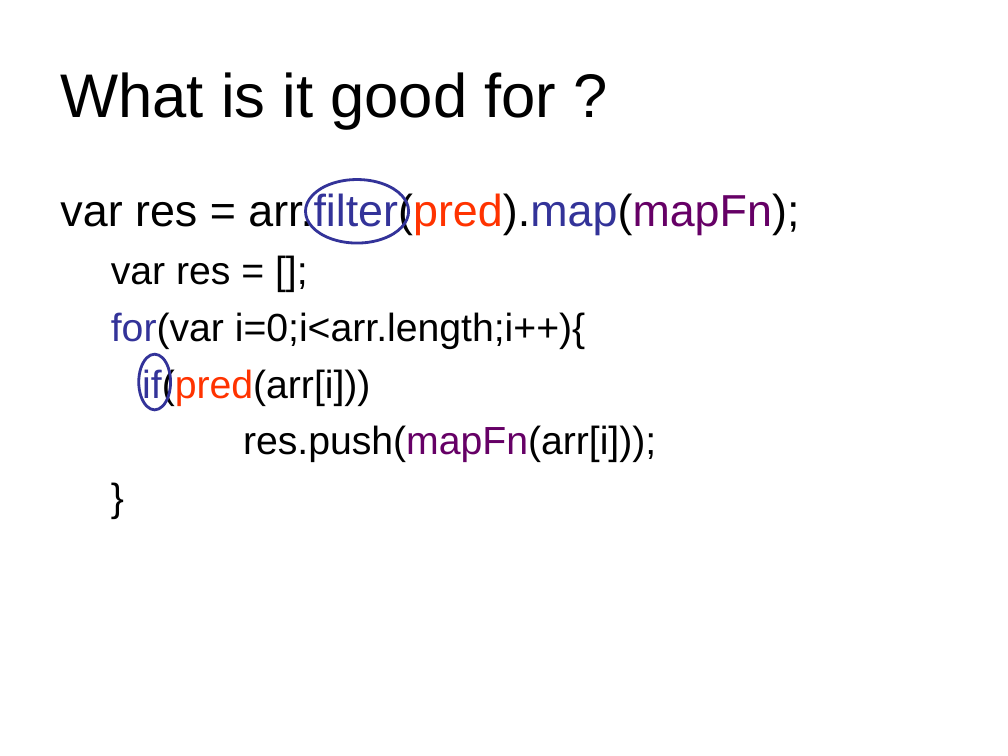
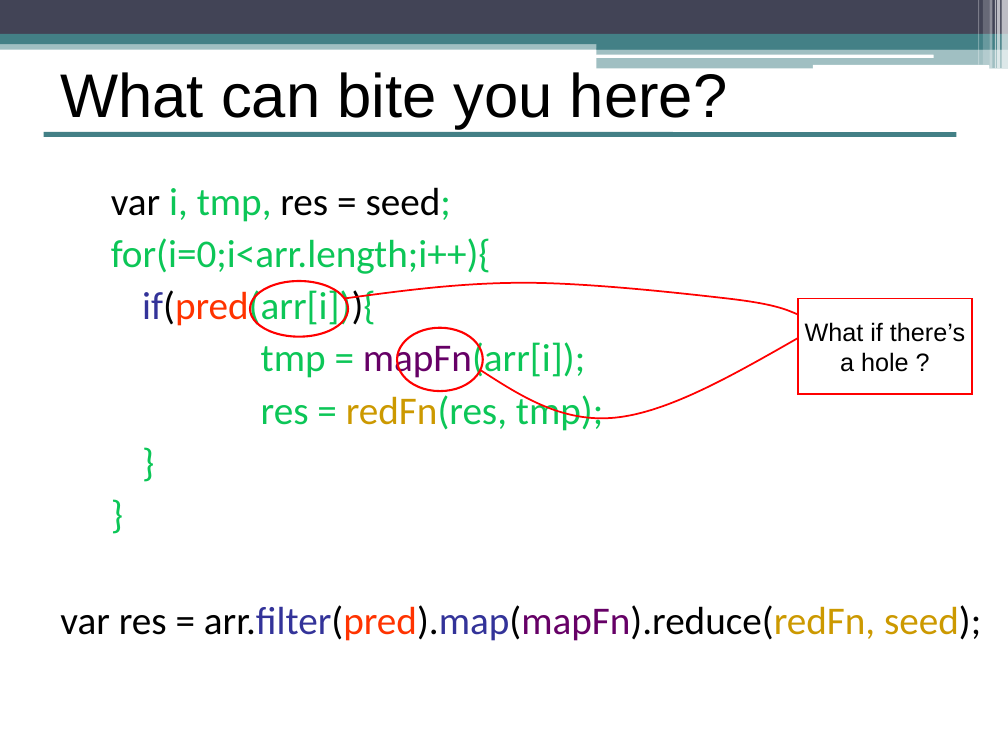
Before and after one commit to yoavrubin/talks, a slide deck: slide 59 of reversim/FP JS - reversim.ppt (slide 60 before the commit). Drawn at 1008x756 pixels with LibreOffice and Linux fonts; fonts in the diff are those of the drawing. Boxes give left, top, right and bottom in pixels: in the first picture for what was removed or moved away, otherwise in the second. Text is boxed around its words. In the diff, an @@ line names an element or a change of style, - is before the commit and + after.

Commit message:
final presentation

```diff
--- a/reversim/FP JS - reversim.ppt
+++ b/reversim/FP JS - reversim.ppt
@@ rectangle added at [0,0,1008,34], fill #424456 @@
@@ rectangle added at [978,0,979,65], fill #FFFFFF at 30% opacity @@
@@ rectangle added at [983,0,989,65], fill #FFFFFF at 20% opacity @@
@@ rectangle added at [990,0,993,69], fill #FFFFFF at 40% opacity @@
@@ rectangle added at [995,0,996,69], fill #FFFFFF at 60% opacity @@
@@ rectangle added at [997,0,1000,69], fill #FFFFFF at 65% opacity @@
@@ rectangle added at [1002,0,1008,69], fill #FFFFFF at 65% opacity @@
@@ rectangle added at [0,40,1008,49], fill #438086 at 50% opacity @@
@@ rectangle added at [0,34,1008,44], fill #438086 @@
@@ rounded rectangle added at [596,54,933,57], fill #FFFFFF @@
@@ rectangle added at [597,39,1008,49], fill #438086 @@
@@ rectangle added at [597,48,1008,69], fill #438086 at 50% opacity @@
@@ title at [60,72,727,129]: text changed @@
-What is it good for ?
+What can bite you here?
@@ rounded rectangle added at [812,65,989,69], fill #FFFFFF @@
@@ line added from (43, 134) to (957, 134), #438086 3.49 pt @@
@@ text "var i, tmp, res = ..." at [60,187,981,641]: font Arial to Calibri, text colour #000000 to #0CC657 in "}"; line spacing 1 to 0.9 @@
@@ ellipse removed at [305,179,408,243] @@
@@ text at [111,187,603,431]: text changed; font Arial to Calibri; text colour #000000 to #0CC657 @@
-var res = arr.filter(pred).map(mapFn);
-  var res = [];
-  for(var i=0;i<arr.length;i++){
-  if(pred(arr[i]))
-  res.push(mapFn(arr[i]));
+  var i, tmp, res = seed;
+  for(i=0;i<arr.length;i++){
+  if(pred(arr[i])){
+  tmp = mapFn(arr[i]);
+  res = redFn(res, tmp);
@@ ellipse added at [250,281,348,337], outline #FF0000 1.5 pt @@
@@ freeform shape added at [345,283,798,314], outline #FF0000 1.25 pt @@
@@ rectangle added at [797,298,972,394], outline #FF0000 1.25 pt, 18 pt, text #000000 @@
+What if there’s
+a hole ?
@@ ellipse added at [397,328,483,391], outline #FF0000 1.5 pt @@
@@ ellipse removed at [139,354,171,409] @@
@@ freeform shape added at [480,339,797,423], outline #FF0000 1.25 pt @@
@@ text at [60,605,981,641]: paragraphs added @@
+  }
+var res = arr.filter(pred).map(mapFn).reduce(redFn, seed);
```
Also in this commit, not shown: 44 other slides changed, 62 slides added, 49 slides removed.
